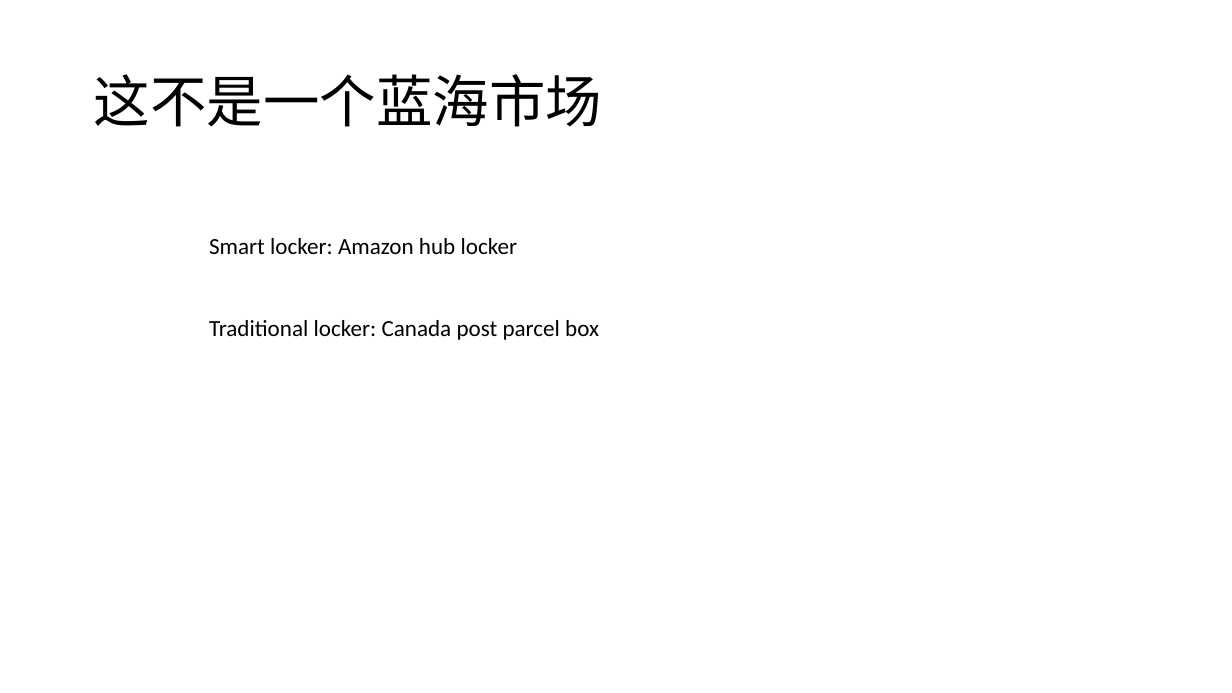
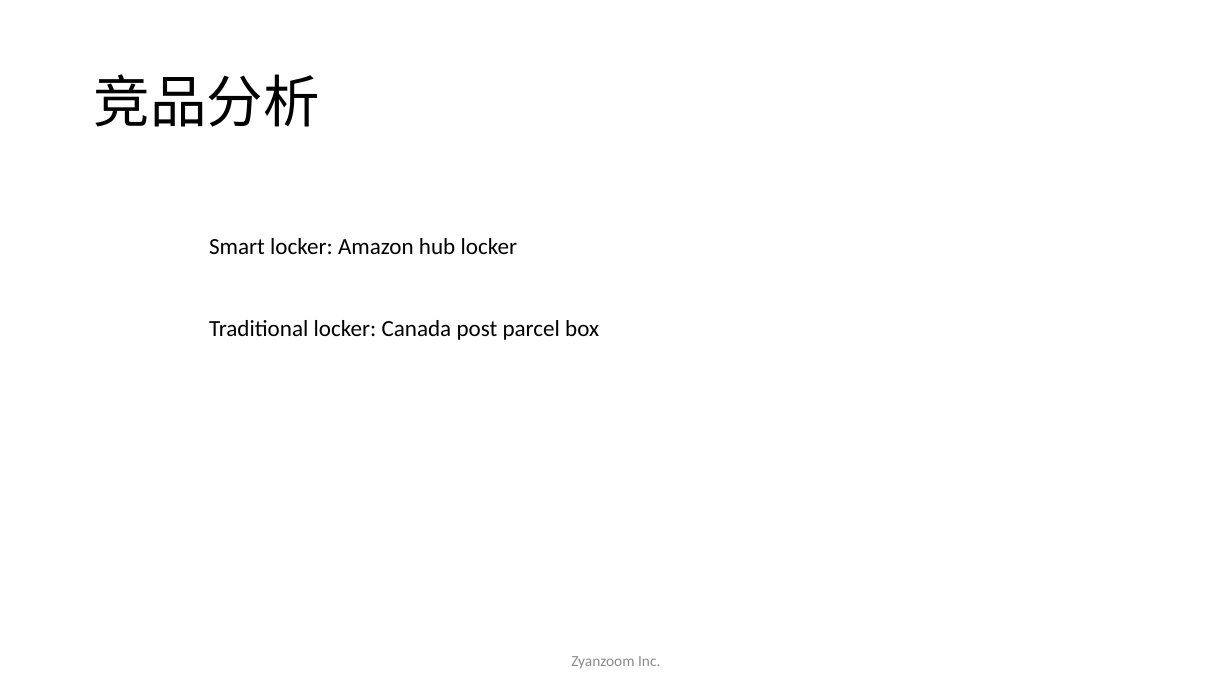
Before and after one commit to twigzxd/ZXXXZ, a slide deck: slide 17 of 智能快递柜ppt.pptx. Drawn at 1232x693 pixels with LibreOffice and Linux fonts; fonts in the diff are those of the drawing. Boxes give left, top, right and bottom in pixels: in the first picture for what was removed or moved away, otherwise in the second. Text is boxed around its words. In the diff, an @@ line names an element or a change of style, - is before the commit and + after.

```diff
--- a/智能快递柜ppt.pptx
+++ b/智能快递柜ppt.pptx
@@ title at (x1=94, y1=74, x2=320, y2=127): text changed @@
-这不是一个蓝海市场
+竞品分析
@@ text added at (x1=571, y1=656, x2=660, y2=669), 12 pt, text #8C8C8C @@
+Zyanzoom Inc.
```
Also in this commit, not shown: 26 other slides changed, 2 slides added, 2 slides removed, 1 other file.
